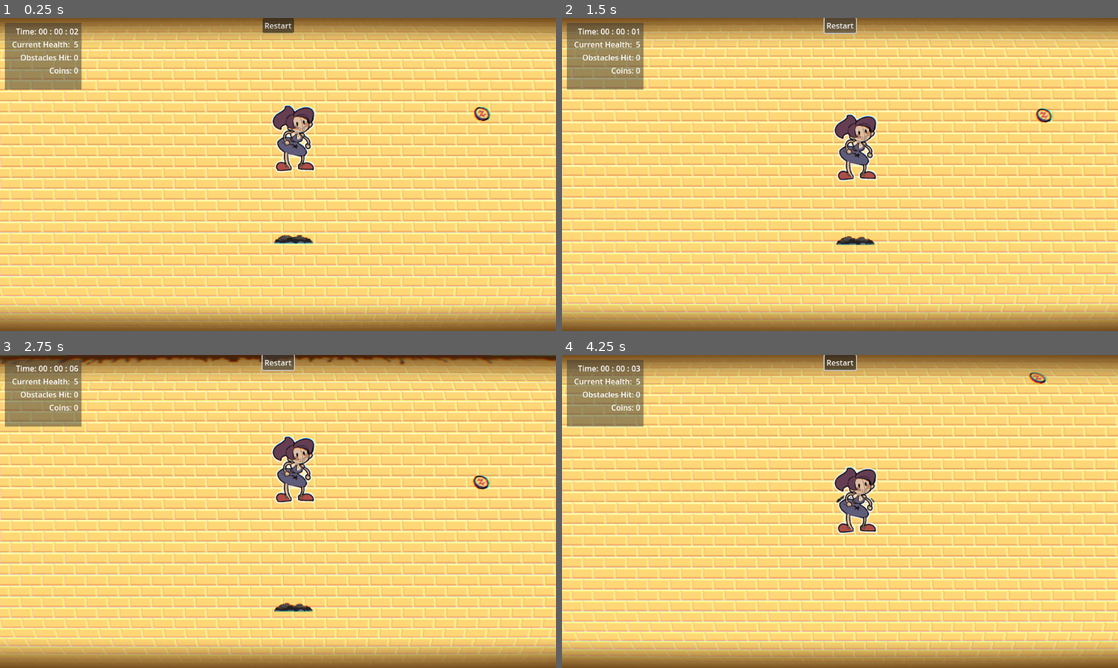
Above: before the commit, frames 1-4 (two rows, left to right).
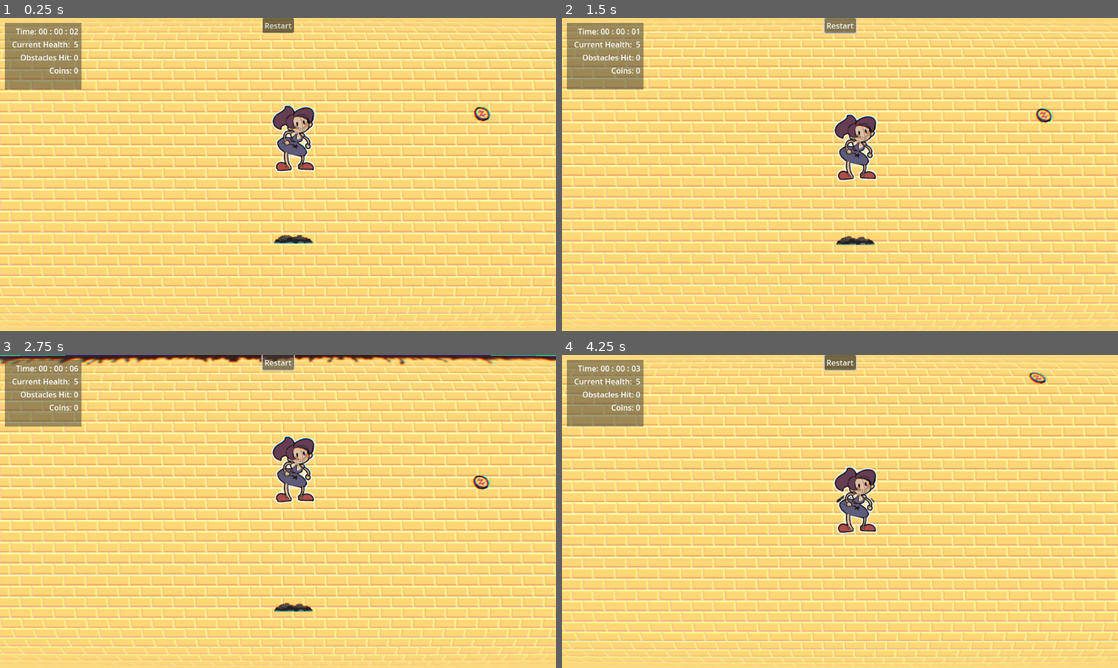
Above: after the commit, the same moments.

Repository: kayillustrations/Follow-The-Gold
Game: Godot game, scene res://scenes/level.tscn
The game is run twice, just before and just after one commit, with the same random seed, the same clock (stepped at 60 frames per second) and the same inputs.
Inputs (mouse positions are in pixels of both pictures, inside the frame that each line leads up to):
- Up to frame 1 (0.25 s): no input
- Up to frame 2 (1.5 s): click "Restart" at 0.5 s; click "Restart" at 1.25 s
- Up to frame 3 (2.75 s): click "Restart" at 2 s
- Up to frame 4 (4.25 s): tap Enter (ui_accept) at 2.75, 3.02, 3.77 s; move the mouse to (962, 495) at 2.77 s; hold Right (ui_right) 2.78-3.53 s; move the mouse to (728, 527) at 3.52 s; hold Down (ui_down) from 3.53 s (still down)

The runs differ from the first frame. In frame 1, 13% of the frame differs, in the area x 0-100%, y 0-100%; in frame 2, 13%; in frame 3, 12%; in frame 4, 13%.

Commit message:
top/bot edges

Diff:
--- a/objects/player.tscn
+++ b/objects/player.tscn
@@ -6,7 +6,7 @@
 
 [sub_resource type="CapsuleShape2D" id="CapsuleShape2D_bxedw"]
 radius = 31.0
-height = 66.0
+height = 114.0
 
 [sub_resource type="CapsuleShape2D" id="CapsuleShape2D_uxov2"]
 radius = 33.0
@@ -25,7 +25,7 @@
 region_rect = Rect2(78, 1754, 147, 229)
 
 [node name="Collision" type="CollisionShape2D" parent="."]
-position = Vector2(0, -30)
+position = Vector2(0, -57)
 shape = SubResource("CapsuleShape2D_bxedw")
 
 [node name="HealthComp" type="Area2D" parent="."]
--- a/scenes/level.tscn
+++ b/scenes/level.tscn
@@ -23,11 +23,11 @@
 [sub_resource type="WorldBoundaryShape2D" id="WorldBoundaryShape2D_klq6b"]
 normal = Vector2(1, 0)
 
-[sub_resource type="RectangleShape2D" id="RectangleShape2D_olg7q"]
-size = Vector2(20, 1062)
-
 [sub_resource type="WorldBoundaryShape2D" id="WorldBoundaryShape2D_b121j"]
 normal = Vector2(-1, 0)
+
+[sub_resource type="RectangleShape2D" id="RectangleShape2D_olg7q"]
+size = Vector2(1000, 20)
 
 [sub_resource type="WorldBoundaryShape2D" id="WorldBoundaryShape2D_8c41q"]
 normal = Vector2(1, 0)
@@ -36,11 +36,11 @@
 shader = ExtResource("13_64w2a")
 shader_parameter/aspect = 0.15
 shader_parameter/distortion = 0.6
-shader_parameter/radius = 1.07
+shader_parameter/radius = 3.0
 shader_parameter/alpha = 1.0
-shader_parameter/crop = 0.8
+shader_parameter/crop = 2.0
 shader_parameter/crop_color = Color(0.31, 0.144667, 0, 1)
-shader_parameter/crop_feathering = 0.3
+shader_parameter/crop_feathering = 0.5
 shader_parameter/channel_offset = 0.005
 shader_parameter/noise_strength = 1.0
 
@@ -58,10 +58,10 @@
 
 [node name="Stationary" type="Node2D" parent="."]
 
-[node name="Vert" type="Node2D" parent="Stationary"]
+[node name="Parallax" type="Node2D" parent="Stationary"]
 position = Vector2(0, 330)
 
-[node name="Parallax2D" type="Parallax2D" parent="Stationary/Vert"]
+[node name="Parallax2D" type="Parallax2D" parent="Stationary/Parallax"]
 scale = Vector2(0.5, 0.5)
 repeat_size = Vector2(294, 294)
 autoscroll = Vector2(0, -150)
@@ -69,7 +69,7 @@
 limit_begin = Vector2(0, 0)
 follow_viewport = false
 
-[node name="Sprite2D" type="Sprite2D" parent="Stationary/Vert/Parallax2D"]
+[node name="Sprite2D" type="Sprite2D" parent="Stationary/Parallax/Parallax2D"]
 texture = ExtResource("8_fpun6")
 
 [node name="Top" type="Sprite2D" parent="Stationary"]
@@ -85,47 +85,49 @@
 scale = Vector2(4, 4)
 texture = ExtResource("4_klq6b")
 
-[node name="Top Wall" type="StaticBody2D" parent="Stationary"]
+[node name="Walls" type="Node2D" parent="Stationary"]
+
+[node name="Top Wall" type="StaticBody2D" parent="Stationary/Walls"]
 position = Vector2(2, -361)
 collision_mask = 2
 
-[node name="CollisionShape2D" type="CollisionShape2D" parent="Stationary/Top Wall"]
+[node name="CollisionShape2D" type="CollisionShape2D" parent="Stationary/Walls/Top Wall"]
 shape = SubResource("WorldBoundaryShape2D_olg7q")
 
-[node name="Bottom Wall" type="StaticBody2D" parent="Stationary"]
+[node name="Bottom Wall" type="StaticBody2D" parent="Stationary/Walls"]
 position = Vector2(0, 607)
 collision_mask = 2
 
-[node name="CollisionShape2D" type="CollisionShape2D" parent="Stationary/Bottom Wall"]
+[node name="CollisionShape2D" type="CollisionShape2D" parent="Stationary/Walls/Bottom Wall"]
 shape = SubResource("WorldBoundaryShape2D_ppgk2")
 
-[node name="Back Wall" type="StaticBody2D" parent="Stationary"]
+[node name="Back Wall" type="StaticBody2D" parent="Stationary/Walls"]
 position = Vector2(-554, 3)
 collision_mask = 2
 
-[node name="CollisionShape2D" type="CollisionShape2D" parent="Stationary/Back Wall"]
+[node name="CollisionShape2D" type="CollisionShape2D" parent="Stationary/Walls/Back Wall"]
 shape = SubResource("WorldBoundaryShape2D_klq6b")
 
-[node name="DamagerComp" type="Area2D" parent="Stationary/Back Wall"]
+[node name="Front Wall" type="StaticBody2D" parent="Stationary/Walls"]
+position = Vector2(550, 0)
+collision_mask = 2
+
+[node name="CollisionShape2D" type="CollisionShape2D" parent="Stationary/Walls/Front Wall"]
+shape = SubResource("WorldBoundaryShape2D_b121j")
+
+[node name="DamagerComp" type="Area2D" parent="Stationary"]
+position = Vector2(2, -361)
 collision_layer = 8
 collision_mask = 2
 script = ExtResource("6_8c41q")
 
-[node name="CollisionShape2D" type="CollisionShape2D" parent="Stationary/Back Wall/DamagerComp"]
-position = Vector2(0, 173)
+[node name="CollisionShape2D" type="CollisionShape2D" parent="Stationary/DamagerComp"]
 shape = SubResource("RectangleShape2D_olg7q")
 
-[node name="Front Wall" type="StaticBody2D" parent="Stationary"]
-position = Vector2(550, 0)
-collision_mask = 2
-
-[node name="CollisionShape2D" type="CollisionShape2D" parent="Stationary/Front Wall"]
-shape = SubResource("WorldBoundaryShape2D_b121j")
-
-[node name="Despawner" parent="Stationary" instance=ExtResource("6_2r41h")]
+[node name="Despawner L" parent="Stationary" instance=ExtResource("6_2r41h")]
 position = Vector2(-793, 0)
 
-[node name="CollisionShape2D" parent="Stationary/Despawner" index="0"]
+[node name="CollisionShape2D" parent="Stationary/Despawner L" index="0"]
 shape = SubResource("WorldBoundaryShape2D_8c41q")
 
 [node name="Moving" type="Node2D" parent="."]
@@ -152,7 +154,7 @@
 grow_horizontal = 2
 grow_vertical = 2
 
-[connection signal="area_entered" from="Stationary/Back Wall/DamagerComp" to="Stationary/Back Wall/DamagerComp" method="_on_area_entered"]
-[connection signal="area_exited" from="Stationary/Back Wall/DamagerComp" to="Stationary/Back Wall/DamagerComp" method="_on_area_exited"]
+[connection signal="area_entered" from="Stationary/DamagerComp" to="Stationary/DamagerComp" method="_on_area_entered"]
+[connection signal="area_exited" from="Stationary/DamagerComp" to="Stationary/DamagerComp" method="_on_area_exited"]
 
-[editable path="Stationary/Despawner"]
+[editable path="Stationary/Despawner L"]
